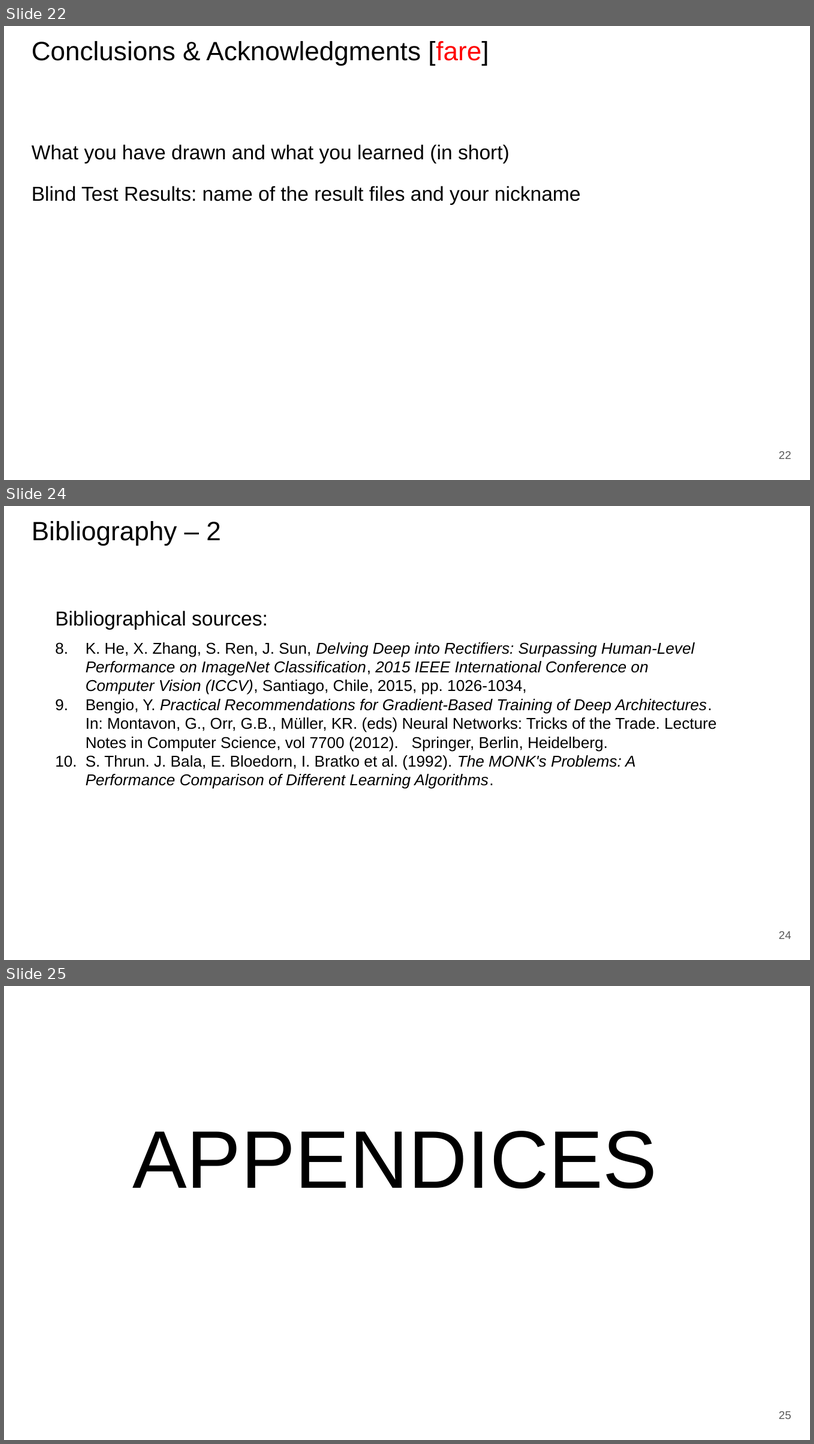
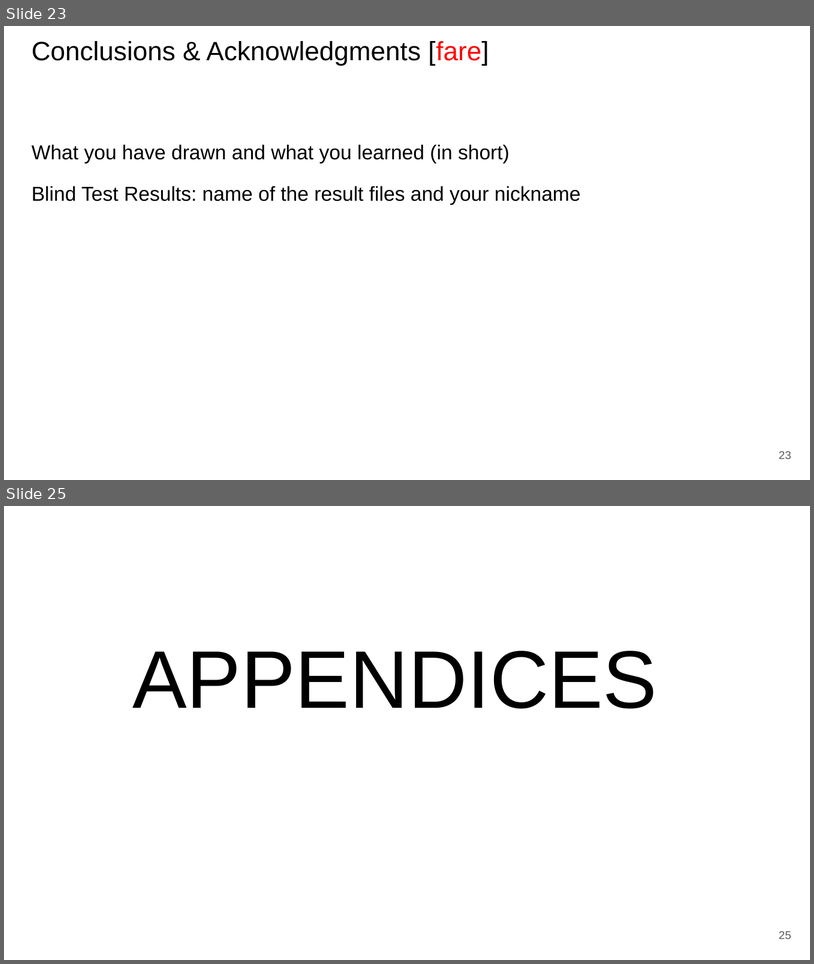
Before and after one commit to paolo-junior-mollica/machine-learning-project, a slide deck: relazione/ML-2023-PRJ-Slides-Demo.pptx. Shown one above the other, each under a label of ours: slides 22, 24 and 25 before the commit, slides 23 and 25 after it; the slides between them are not shown. The pictures are 814x1444 and 814x964 pixels, drawn with LibreOffice and Linux fonts; fonts in the diff are those of the drawing. Boxes give left, top, right and bottom in pixels: in the first picture for what was removed or moved away, otherwise in the second. Text is boxed around its words. In the diff, an @@ line names an element or a change of style, - is before the commit and + after.

```diff
--- a/relazione/ML-2023-PRJ-Slides-Demo.pptx
+++ b/relazione/ML-2023-PRJ-Slides-Demo.pptx
@@ slide 24 removed at [4,506,810,960], background #FFFFFF @@
@@ title removed at [32,521,221,546] @@
-Bibliography – 2
@@ text removed at [55,610,268,629] @@
-Bibliographical sources:
@@ text removed at [86,642,717,789] @@
-8. K. He, X. Zhang, S. Ren, J. Sun, Delving Deep into Rectifiers: Surpassing Human-Level Performance on ImageNet Classification, 2015 IEEE International Conference on Computer Vision (ICCV), Santiago, Chile, 2015, pp. 1026-1034,
-9. Bengio, Y. Practical Recommendations for Gradient-Based Training of Deep Architectures. In: Montavon, G., Orr, G.B., Müller, KR. (eds) Neural Networks: Tricks of the Trade. Lecture Notes in Computer Science, vol 7700 (2012). Springer, Berlin, Heidelberg.
-10. S. Thrun. J. Bala, E. Bloedorn, I. Bratko et al. (1992). The MONK's Problems: A Performance Comparison of Different Learning Algorithms.
@@ page number removed at [779,931,792,939] @@
-24
@@ what was slide 22 is now slide 23 @@
@@ page number at [779,451,792,459]: text changed @@
-22
+23
```
Also in this commit, not shown: 6 slides changed, 1 slide added, 1 other slide removed.
